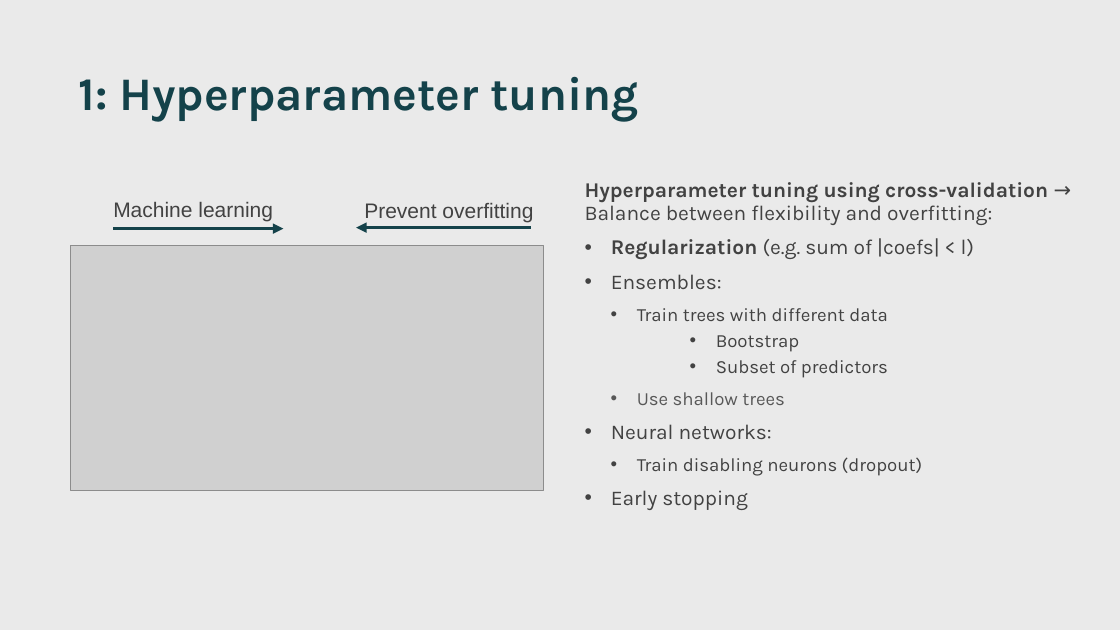
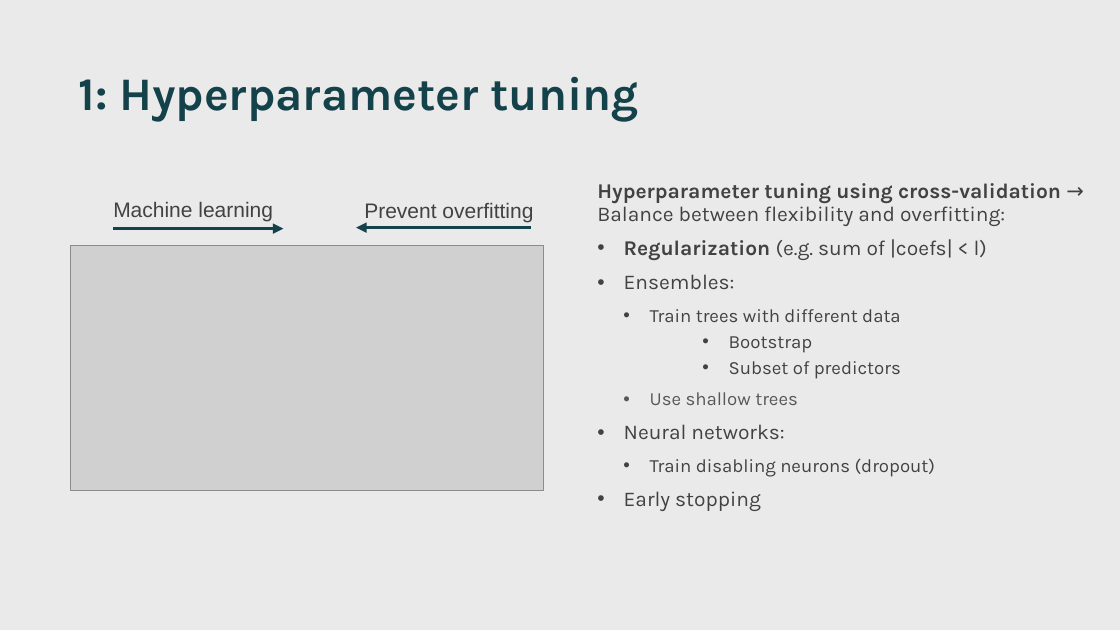
Before and after one commit to jgarciab/ml_julius, a slide deck: slide 12 of Slides/talk.pptx. Drawn at 1120x630 pixels with LibreOffice and Linux fonts; fonts in the diff are those of the drawing; grey boxes stand for pictures. Boxes give left, top, right and bottom in pixels: in the first picture for what was removed or moved away, otherwise in the second. Text is boxed around its words. In the diff, an @@ line names an element or a change of style, - is before the commit and + after.

```diff
--- a/Slides/talk.pptx
+++ b/Slides/talk.pptx
@@ text "Hyperparameter tuning using cross-validation → ...": place and size @@
-text "Hyperparameter tuning using cross-validation → ..." at (585, 182, 1048, 510)
+text "Hyperparameter tuning using cross-validation → ..." at (597, 183, 1061, 511)
```
Also in this commit, not shown: 7 other slides changed, 2 other files.
